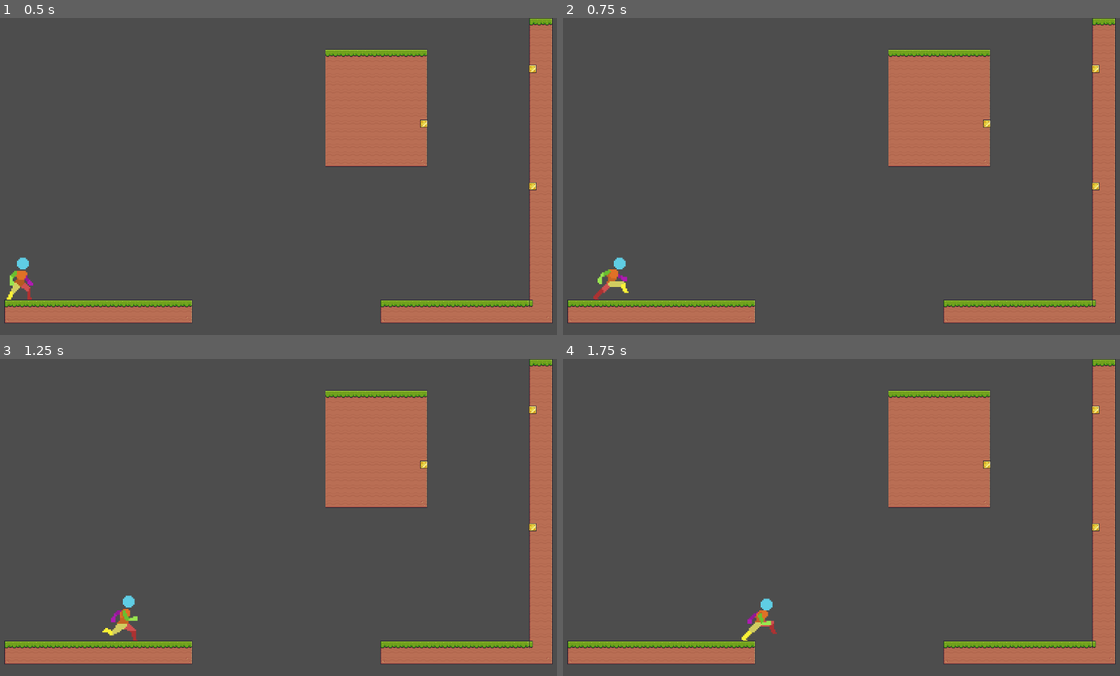
Above: before the commit, frames 1-4 (two rows, left to right).
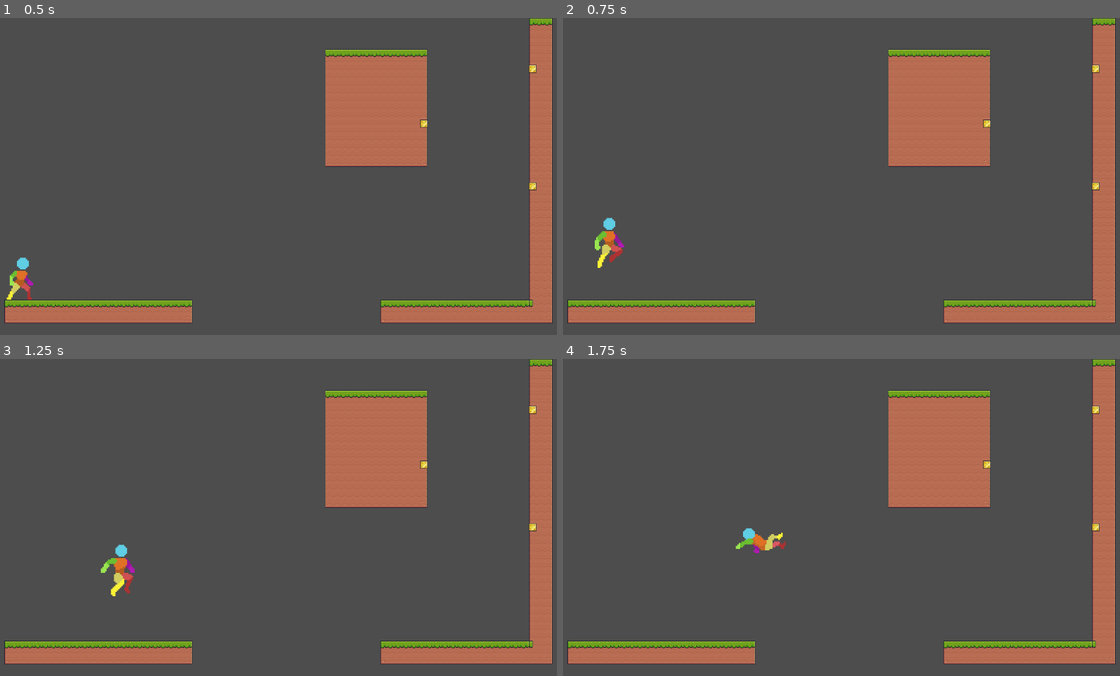
Above: after the commit, the same moments.

Repository: eliesser/character-mechanics
Game: Godot game, scene res://levels/testLevel.tscn
The game is run twice, just before and just after one commit, with the same random seed, the same clock (stepped at 60 frames per second) and the same inputs.
Inputs:
- Up to frame 1 (0.5 s): no input
- Up to frame 2 (0.75 s): tap Enter at 0.5 s; hold Right (ui_right) from 0.53 s (still down); hold Space (jump) from 0.53 s (still down)
- Up to frame 3 (1.25 s): keep holding Right (ui_right); keep holding Space (jump)
- Up to frame 4 (1.75 s): keep holding Right (ui_right); release Space (jump) at 1.28 s; tap Space (jump) at 1.35, 1.52 s

Frame 1 is identical in both runs. In frame 2, 0.7% of the frame differs, in the area x 5-12%, y 63-89%; in frame 3, 0.8%, in the area x 18-25%, y 58-89%; in frame 4, 0.6%.

Commit message:
new state machine

Diff:
--- a/characters/player/player.tscn
+++ b/characters/player/player.tscn
@@ -26,6 +26,15 @@
 [ext_resource type="PackedScene" uid="uid://dbaihph45pa4w" path="res://characters/player/state/stateMachaine.tscn" id="25_d51dp"]
 [ext_resource type="Script" path="res://characters/player/playerState/playerStateIdle.gd" id="25_otp83"]
 [ext_resource type="Script" path="res://characters/player/playerState/playerStateRun.gd" id="26_2bgkp"]
+[ext_resource type="Script" path="res://characters/player/playerState/playerStateWalk.gd" id="27_5yq8j"]
+[ext_resource type="Script" path="res://characters/player/playerState/playerStateJumpUp.gd" id="28_tnscq"]
+[ext_resource type="Script" path="res://characters/player/playerState/playerStateJumpTop.gd" id="29_qyvmb"]
+[ext_resource type="Script" path="res://characters/player/playerState/playerStateJumpDown.gd" id="30_0jao4"]
+[ext_resource type="Script" path="res://characters/player/playerState/playerStateLand.gd" id="31_knu8u"]
+[ext_resource type="Script" path="res://characters/player/playerState/playerStateAirSpin.gd" id="32_1bgex"]
+[ext_resource type="Script" path="res://characters/player/playerState/playerStateIdleCrouch.gd" id="33_8qgv6"]
+[ext_resource type="Script" path="res://characters/player/playerState/playerStateWalkCrouch.gd" id="34_tq2my"]
+[ext_resource type="Script" path="res://characters/player/playerState/playerStateWallLand.gd" id="35_06wrd"]
 
 [sub_resource type="AtlasTexture" id="AtlasTexture_6spel"]
 atlas = ExtResource("8_6oqt4")
@@ -1215,11 +1224,45 @@
 wait_time = 0.1
 one_shot = true
 
-[node name="stateMachaine" parent="." node_paths=PackedStringArray("defaultState") instance=ExtResource("25_d51dp")]
+[node name="stateMachaine" parent="." node_paths=PackedStringArray("defaultState", "animations") instance=ExtResource("25_d51dp")]
 defaultState = NodePath("playerStateIdle")
+animations = NodePath("../animations")
 
 [node name="playerStateIdle" type="Node" parent="stateMachaine"]
 script = ExtResource("25_otp83")
 
+[node name="playerStateIdleCrouch" type="Node" parent="stateMachaine"]
+script = ExtResource("33_8qgv6")
+
+[node name="playerStateWalk" type="Node" parent="stateMachaine"]
+script = ExtResource("27_5yq8j")
+
+[node name="playerStateWalkCrouch" type="Node" parent="stateMachaine"]
+script = ExtResource("34_tq2my")
+
 [node name="playerStateRun" type="Node" parent="stateMachaine"]
 script = ExtResource("26_2bgkp")
+
+[node name="playerStateJumpUp" type="Node" parent="stateMachaine"]
+script = ExtResource("28_tnscq")
+
+[node name="playerStateJumpTop" type="Node" parent="stateMachaine"]
+script = ExtResource("29_qyvmb")
+
+[node name="playerStateJumpDown" type="Node" parent="stateMachaine" node_paths=PackedStringArray("rayCastStuckOnWall")]
+script = ExtResource("30_0jao4")
+rayCastStuckOnWall = NodePath("../../rayCastStuckOnWall")
+
+[node name="playerStateAirSpin" type="Node" parent="stateMachaine" node_paths=PackedStringArray("rayCastStuckOnWall")]
+script = ExtResource("32_1bgex")
+rayCastStuckOnWall = NodePath("../../rayCastStuckOnWall")
+
+[node name="playerStateLand" type="Node" parent="stateMachaine"]
+script = ExtResource("31_knu8u")
+
+[node name="playerStateWallLand" type="Node" parent="stateMachaine" node_paths=PackedStringArray("rayCastStuckOnWall", "timerRayCastStuckOnWall")]
+script = ExtResource("35_06wrd")
+rayCastStuckOnWall = NodePath("../../rayCastStuckOnWall")
+timerRayCastStuckOnWall = NodePath("../../rayCastStuckOnWall/timerRayCastStuckOnWall")
+
+[connection signal="animation_finished" from="animations" to="stateMachaine" method="_on_animations_animation_finished"]
--- /dev/null
+++ b/characters/player/playerState/playerStateAirSpin.gd
@@ -0,0 +1,34 @@
+class_name PlayerStateSpin extends StateBase
+
+@export var rayCastStuckOnWall: RayCastStuckOnWall
+
+var player: Player
+
+func start():
+	player = controllerNode
+
+func onPhysicsProcess(delta: float) -> void:
+	player.velocity.x = Input.get_axis("ui_left", "ui_right") * player.SPEED_RUN
+	player.playAnimation('airSpin')
+
+	if player.canDobleJump:
+		player.velocity.y = player.DOBLE_JUMP_VELOCITY
+		player.canDobleJump = false
+
+	if player.is_on_floor() and player.velocity.y == 0:
+		if player.velocity.x == 0:
+			stateMachine.changeTo(player.states.land)
+		else:
+			stateMachine.changeTo(player.states.run)
+	elif rayCastStuckOnWall.is_colliding():
+		if rayCastStuckOnWall.get_collider().is_in_group("groupWallLand"):
+			stateMachine.changeTo(player.states.land)
+		elif rayCastStuckOnWall.get_collider().is_in_group("groupClimbLedge"):
+			stateMachine.changeTo(player.states.land)
+
+	setGravity(delta)
+
+	player.move_and_slide()
+
+func setGravity(delta):
+	player.velocity.y += player.gravity * delta
--- a/characters/player/playerState/playerStateIdle.gd
+++ b/characters/player/playerState/playerStateIdle.gd
@@ -16,6 +16,12 @@
 func setGravity(delta):
 	player.velocity.y += player.gravity * delta
 
-func onInput(event) -> void:
-	if Input.is_action_pressed("ui_left") or Input.is_action_pressed("ui_right"):
+func onInput(_event) -> void:
+	if Input.is_action_pressed("walkLeft") or Input.is_action_pressed("walkRight"):
+		stateMachine.changeTo(player.states.walk)
+	elif Input.is_action_pressed("ui_left") or Input.is_action_pressed("ui_right"):
 		stateMachine.changeTo(player.states.run)
+	elif Input.is_action_pressed("jump"):
+		stateMachine.changeTo(player.states.jumpUp)
+	elif Input.is_action_pressed("ui_down"):
+		stateMachine.changeTo(player.states.idleCrouch)
--- /dev/null
+++ b/characters/player/playerState/playerStateIdleCrouch.gd
@@ -0,0 +1,25 @@
+class_name PlayerStateIdleCrouch extends StateBase
+
+var player: Player
+
+func start():
+	player = controllerNode
+
+func onPhysicsProcess(delta: float) -> void:
+	player.velocity.x = 0
+	player.playAnimation('idleCrouch')
+
+	setGravity(delta)
+
+	player.move_and_slide()
+
+func setGravity(delta):
+	player.velocity.y += player.gravity * delta
+
+func onInput(event) -> void:
+	if Input.is_action_pressed("ui_left") or Input.is_action_pressed("ui_right"):
+		stateMachine.changeTo(player.states.walkCrouch)
+	elif Input.is_action_pressed("jump"):
+		stateMachine.changeTo(player.states.jumpUp)
+	elif not Input.is_action_pressed("ui_down"):
+		stateMachine.changeTo(player.states.idle)
--- /dev/null
+++ b/characters/player/playerState/playerStateJumpDown.gd
@@ -0,0 +1,36 @@
+class_name PlayerStateDown extends StateBase
+
+@export var rayCastStuckOnWall: RayCastStuckOnWall
+
+var player: Player
+
+func start():
+	player = controllerNode
+
+func onPhysicsProcess(delta: float) -> void:
+	player.velocity.x = Input.get_axis("ui_left", "ui_right") * player.SPEED_RUN
+	player.playAnimation('jumpDown')
+
+	if player.is_on_floor() and player.velocity.y == 0:
+		if player.velocity.x == 0:
+			stateMachine.changeTo(player.states.land)
+		else:
+			stateMachine.changeTo(player.states.run)
+
+	setGravity(delta)
+
+	player.move_and_slide()
+
+func setGravity(delta):
+	player.velocity.y += player.gravity * delta
+
+func onInput(_event) -> void:
+	if not player.is_on_floor() and Input.is_action_pressed("jump") and player.canDobleJump:
+		stateMachine.changeTo(player.states.airSpin)
+	elif rayCastStuckOnWall.is_colliding():
+		if rayCastStuckOnWall.get_collider().is_in_group("groupWallLand"):
+			stateMachine.changeTo(player.states.wallLand)
+		elif rayCastStuckOnWall.get_collider().is_in_group("groupClimbLedge"):
+			stateMachine.changeTo(player.states.wallLand)
+		else:
+			stateMachine.changeTo(player.states.wallSlide)
--- /dev/null
+++ b/characters/player/playerState/playerStateJumpTop.gd
@@ -0,0 +1,25 @@
+class_name PlayerStateTop extends StateBase
+
+var player: Player
+
+func start():
+	player = controllerNode
+
+func onPhysicsProcess(delta: float) -> void:
+	player.velocity.x = Input.get_axis("ui_left", "ui_right") * player.SPEED_RUN
+	player.playAnimation('jumpTop')
+
+	setGravity(delta)
+
+	player.move_and_slide()
+
+func setGravity(delta):
+	player.velocity.y += player.gravity * delta
+
+func onInput(_event) -> void:
+	if not player.is_on_floor() and Input.is_action_pressed("jump") and player.canDobleJump:
+		stateMachine.changeTo(player.states.airSpin)
+
+func onAnimationFinish(animationName:String) -> void:
+	if animationName == 'jumpTop':
+		stateMachine.changeTo(player.states.jumpDown)
--- /dev/null
+++ b/characters/player/playerState/playerStateJumpUp.gd
@@ -0,0 +1,23 @@
+class_name PlayerStateJumpUp extends StateBase
+
+var player: Player
+
+func start():
+	player = controllerNode
+
+func onPhysicsProcess(delta: float) -> void:
+	player.velocity.x = Input.get_axis("ui_left", "ui_right") * player.SPEED_RUN
+	player.playAnimation('jumpUp')
+
+	if player.is_on_floor() and player.velocity.y == 0:
+		player.velocity.y = player.JUMP_VELOCITY
+	elif player.velocity.y > 0:
+		player.canDobleJump = true
+		stateMachine.changeTo(player.states.jumpTop)
+
+	setGravity(delta)
+
+	player.move_and_slide()
+
+func setGravity(delta):
+	player.velocity.y += player.gravity * delta
--- /dev/null
+++ b/characters/player/playerState/playerStateLand.gd
@@ -0,0 +1,21 @@
+class_name PlayerStateLand extends StateBase
+
+var player: Player
+
+func start():
+	player = controllerNode
+
+func onPhysicsProcess(delta: float) -> void:
+	player.velocity.x = 0
+	player.playAnimation('land')
+
+	setGravity(delta)
+
+	player.move_and_slide()
+
+func setGravity(delta):
+	player.velocity.y += player.gravity * delta
+
+func onAnimationFinish(animationName:String) -> void:
+	if animationName == 'land':
+		stateMachine.changeTo(player.states.idle)
--- a/characters/player/playerState/playerStateRun.gd
+++ b/characters/player/playerState/playerStateRun.gd
@@ -19,3 +19,11 @@
 func onInput(_event) -> void:
 	if not Input.is_action_pressed("ui_left") and not Input.is_action_pressed("ui_right"):
 		stateMachine.changeTo(player.states.idle)
+	if Input.is_action_pressed("jump"):
+		stateMachine.changeTo(player.states.jumpUp)
+	elif Input.is_action_pressed("walkLeft") or Input.is_action_pressed("walkRight"):
+		stateMachine.changeTo(player.states.walk)
+	elif Input.is_action_pressed("ui_down"):
+		stateMachine.changeTo(player.states.idleCrouch)
+	if not Input.is_action_pressed("ui_left") and not Input.is_action_pressed("ui_right"):
+		stateMachine.changeTo(player.states.idle)
--- /dev/null
+++ b/characters/player/playerState/playerStateWalk.gd
@@ -0,0 +1,21 @@
+class_name PlayerStateWalk extends StateBase
+
+var player: Player
+
+func start():
+	player = controllerNode
+
+func onPhysicsProcess(delta: float) -> void:
+	player.velocity.x = Input.get_axis("ui_left", "ui_right") * player.SPEED_WALL
+	player.playAnimation('walk')
+
+	setGravity(delta)
+
+	player.move_and_slide()
+
+func setGravity(delta):
+	player.velocity.y += player.gravity * delta
+
+func onInput(event) -> void:
+	if not Input.is_action_pressed("walkLeft") and not Input.is_action_pressed("walkRight"):
+		stateMachine.changeTo(player.states.idle)
--- /dev/null
+++ b/characters/player/playerState/playerStateWalkCrouch.gd
@@ -0,0 +1,25 @@
+class_name PlayerStateWalkCrouch extends StateBase
+
+var player: Player
+
+func start():
+	player = controllerNode
+
+func onPhysicsProcess(delta: float) -> void:
+	player.velocity.x = Input.get_axis("ui_left", "ui_right") * (player.SPEED_WALL - 50)
+	player.playAnimation('walkCrouch')
+
+	setGravity(delta)
+
+	player.move_and_slide()
+
+func setGravity(delta):
+	player.velocity.y += player.gravity * delta
+
+func onInput(event) -> void:
+	if Input.is_action_pressed("jump"):
+		stateMachine.changeTo(player.states.jumpUp)
+	elif not Input.is_action_pressed("ui_left") and not Input.is_action_pressed("ui_right"):
+		stateMachine.changeTo(player.states.idleCrouch)
+	elif not Input.is_action_pressed("ui_down"):
+		stateMachine.changeTo(player.states.idle)
--- /dev/null
+++ b/characters/player/playerState/playerStateWallLand.gd
@@ -0,0 +1,39 @@
+class_name PlayerStateWallLand extends StateBase
+
+@export var rayCastStuckOnWall: RayCastStuckOnWall
+@export var timerRayCastStuckOnWall: Timer
+
+var player: Player
+
+func start():
+	player = controllerNode
+
+func onPhysicsProcess(delta: float) -> void:
+	if player.gravity > 0:
+		player.playAnimation('wallLand')
+		player.gravity = 0
+		player.velocity.y = 0
+
+	setGravity(delta)
+
+	player.move_and_slide()
+
+func setGravity(delta):
+	player.velocity.y += player.gravity * delta
+
+func onInput(event) -> void:
+	if Input.is_action_pressed("jump"):
+		rayCastStuckOnWall.RAY_CAST_DIMENSION = 0
+		player.gravity = player.GRAVITY
+		timerRayCastStuckOnWall.start()
+		player.canDobleJump = false
+		player.velocity.y = player.JUMP_VELOCITY
+		stateMachine.changeTo(player.states.jumpUp)
+	elif Input.is_action_pressed("ui_down"):
+		rayCastStuckOnWall.RAY_CAST_DIMENSION = 0
+		player.gravity = player.GRAVITY
+		timerRayCastStuckOnWall.start()
+		stateMachine.changeTo(player.states.jumpDown)
+	#elif Input.is_action_pressed("ui_up"):
+		#rayCastStuckOnWall.RAY_CAST_DIMENSION = 0
+		#stateMachine.changeTo(player.states.climbLedge)
--- a/characters/player/playerStatesNames.gd
+++ b/characters/player/playerStatesNames.gd
@@ -1,4 +1,13 @@
 class_name PlayerStatesNames extends Resource
 
 const idle:String = "playerStateIdle"
+const walk:String = "playerStateWalk"
 const run:String = "playerStateRun"
+const jumpUp:String = "playerStateJumpUp"
+const jumpTop:String = "playerStateJumpTop"
+const jumpDown:String = "playerStateJumpDown"
+const airSpin:String = "playerStateAirSpin"
+const land:String = "playerStateLand"
+const idleCrouch:String = "playerStateIdleCrouch"
+const walkCrouch:String = "playerStateWalkCrouch"
+const wallLand:String = "playerStateWallLand"
--- a/characters/player/state/state.gd
+++ b/characters/player/state/stateBase.gd
@@ -9,3 +9,6 @@
 
 func end():
 	pass
+
+func onAnimationFinish(_animationName:String):
+	pass
--- a/characters/player/state/stateMachaine.gd
+++ b/characters/player/state/stateMachaine.gd
@@ -3,6 +3,7 @@
 @onready var controllerNode:Node = self.owner
 
 @export var defaultState: StateBase
+@export var animations: AnimatedSprite2D
 
 var currentState: StateBase = null
 
@@ -44,3 +45,6 @@
 func _unhandled_key_input(event: InputEvent) -> void:
 	if currentState and currentState.has_method("onUnhandledKeyInput"):
 		currentState.onUnhandledKeyInput(event)
+
+func _on_animations_animation_finished() -> void:
+	currentState.onAnimationFinish(animations.animation)
Not shown: 1 places in characters/player/player.tscn that only renumber resources
